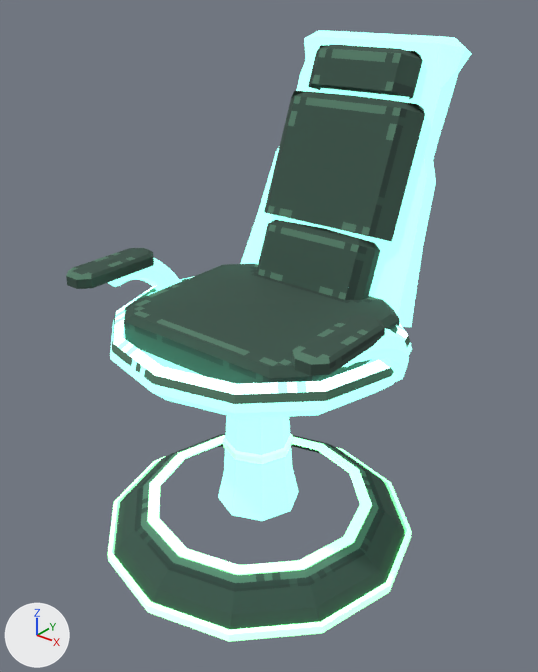
One commit to the glTF model to-rust-as-we-fall/resources/models/aster-sim/room/office-chair.gltf: the scene before it, then after it.
One viewpoint serves both versions: a 50 mm camera at (1.71, -2.06, 2.24) aimed at (0.01, 0.06, 0.92). Lighting does not change. The marker at lower left points along +X, +Y and +Z. The picture after the commit comes second.

The first picture shows 'ArmPad_+1', 'ArmPad_-1', 'ArmTube_+1', 'ArmTube_-1', 'BackCushion_Head', 'BackCushion_Lumbar', 'BackCushion_Main', 'BackRest', 'PuckBase', 'PuckGlowRim', 'PuckTopRing', 'SeatCushion', 'SeatShell', 'SupportPost' and 1 more.
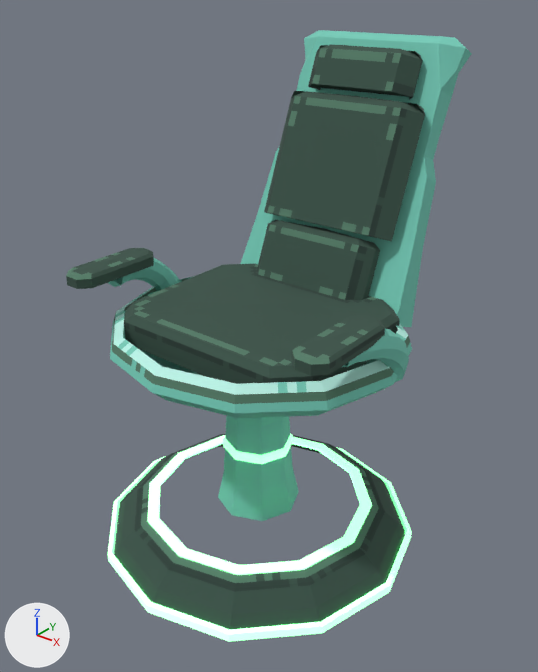
Where the change shows, as pixel boxes (x1, y1, x2, y2) in the pictures (538 x 672 px):
'BackRest', surface changed (darker)
    both: (241, 30, 472, 327)
'SeatShell', surface changed (darker)
    both: (110, 276, 412, 418)
'SupportPost', surface changed (cyan to green)
    both: (218, 416, 299, 521)
'ArmTube_+1', surface changed (darker)
    both: (342, 329, 409, 382)
'ArmTube_-1', surface changed (darker)
    both: (108, 258, 181, 291)

Patch to the scene script:
```diff
--- a/to-rust-as-we-fall/resources/models/aster-sim/room/office-chair.gltf.py
+++ b/to-rust-as-we-fall/resources/models/aster-sim/room/office-chair.gltf.py
@@ mat_material_2 @@
 n0 = _N.new('ShaderNodeBsdfPrincipled'); n0.name = 'Principled BSDF'
 n0.inputs[2].default_value = 1.0  # 'Roughness'
-n0.inputs[28].default_value = 2.5  # 'Emission Strength'
 n1 = _N.new('ShaderNodeOutputMaterial'); n1.name = 'Material Output'
-n2 = _N.new('ShaderNodeTexImage'); n2.name = 'Image Texture'
-n2.image = img_office_chair_m2_emissive_png
-n2.interpolation = 'Closest'
-n2.extension = 'EXTEND'
 n3 = _N.new('ShaderNodeMath'); n3.name = 'Math'
@@ mat_material_2 @@
 n4 = _N.new('ShaderNodeMath'); n4.name = 'Math.001'
 n4.inputs[1].default_value = 0.05  # 'Value'
-n5 = _N.new('ShaderNodeTexImage'); n5.name = 'Image Texture.001'
-n5.image = img_image_2
-n5.interpolation = 'Closest'
-n5.extension = 'EXTEND'
+n2 = _N.new('ShaderNodeTexImage'); n2.name = 'Image Texture'
+n2.image = img_image_2
+n2.interpolation = 'Closest'
+n2.extension = 'EXTEND'
 _L.new(n0.outputs[0], n1.inputs[0])  # 'BSDF' to 'Surface'
-_L.new(n2.outputs[0], n0.inputs[27])  # 'Color' to 'Emission Color'
 _L.new(n3.outputs[0], n0.inputs[4])  # 'Value' to 'Alpha'
 _L.new(n4.outputs[0], n3.inputs[1])  # 'Value' to 'Value'
-_L.new(n5.outputs[0], n0.inputs[0])  # 'Color' to 'Base Color'
-_L.new(n5.outputs[1], n4.inputs[0])  # 'Alpha' to 'Value'
+_L.new(n2.outputs[0], n0.inputs[0])  # 'Color' to 'Base Color'
+_L.new(n2.outputs[1], n4.inputs[0])  # 'Alpha' to 'Value'
```
